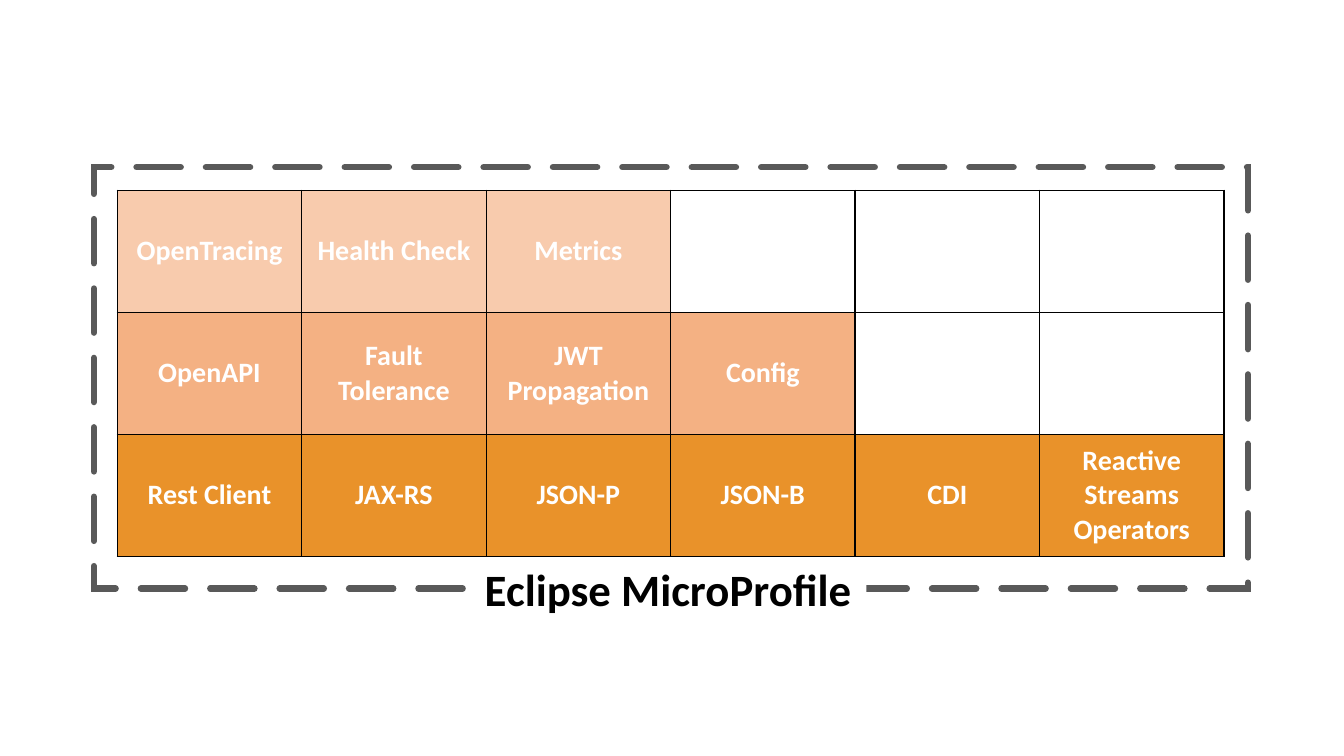
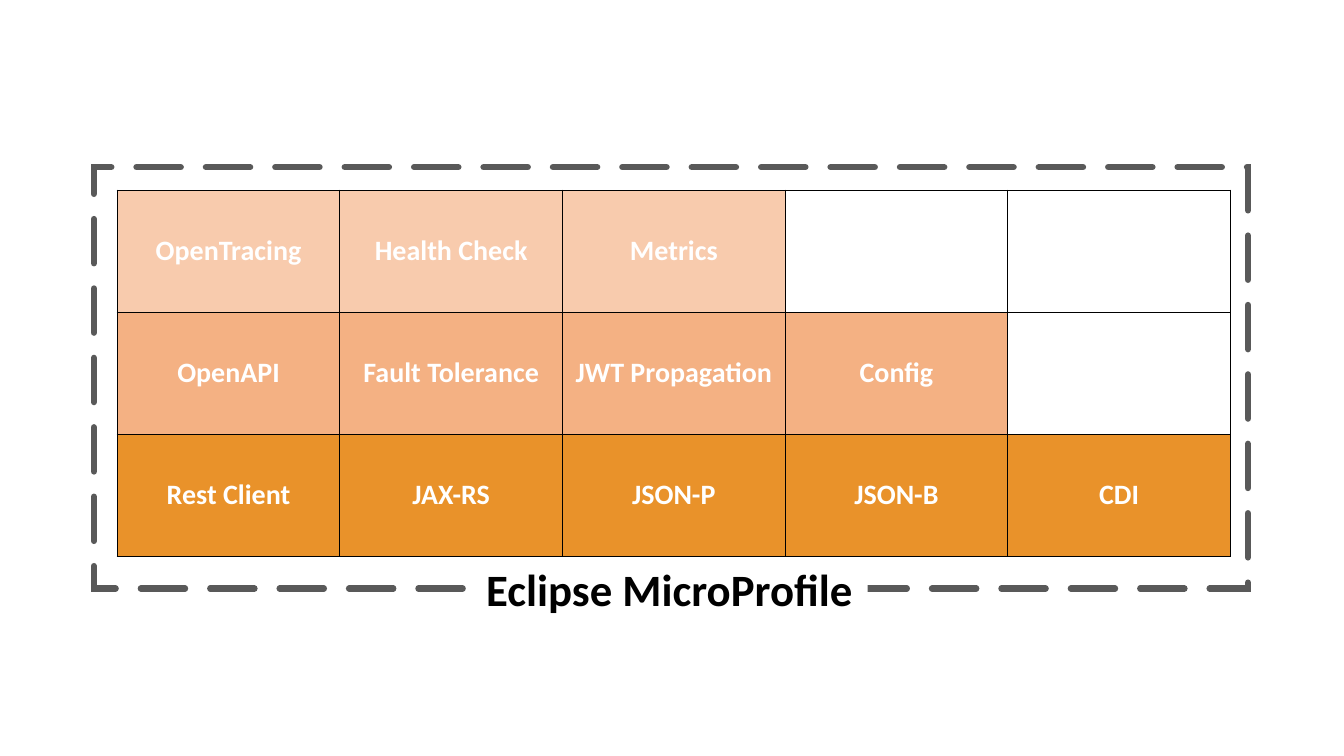
Before and after one commit to OpenLiberty/docs, a slide deck: slide 1 of img/microprofile-layers.pptx. Drawn at 1344x756 pixels with LibreOffice and Linux fonts; fonts in the diff are those of the drawing. Boxes give left, top, right and bottom in pixels: in the first picture for what was removed or moved away, otherwise in the second. Text is boxed around its words. In the diff, an @@ line names an element or a change of style, - is before the commit and + after.

```diff
--- a/img/microprofile-layers.pptx
+++ b/img/microprofile-layers.pptx
@@ table at <box>117,191,1231,557</box> @@
-column 6:  |  | Reactive Streams Operators
@@ table: place and size @@
-table at <box>117,191,1224,557</box>
+table at <box>117,191,1231,557</box>
```
Also in this commit, not shown: 4 other files.
